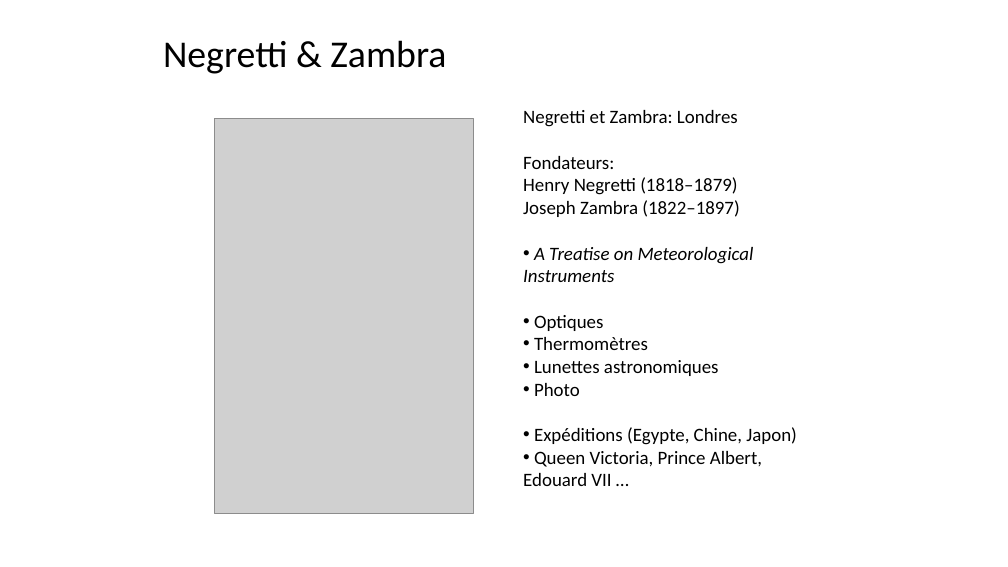
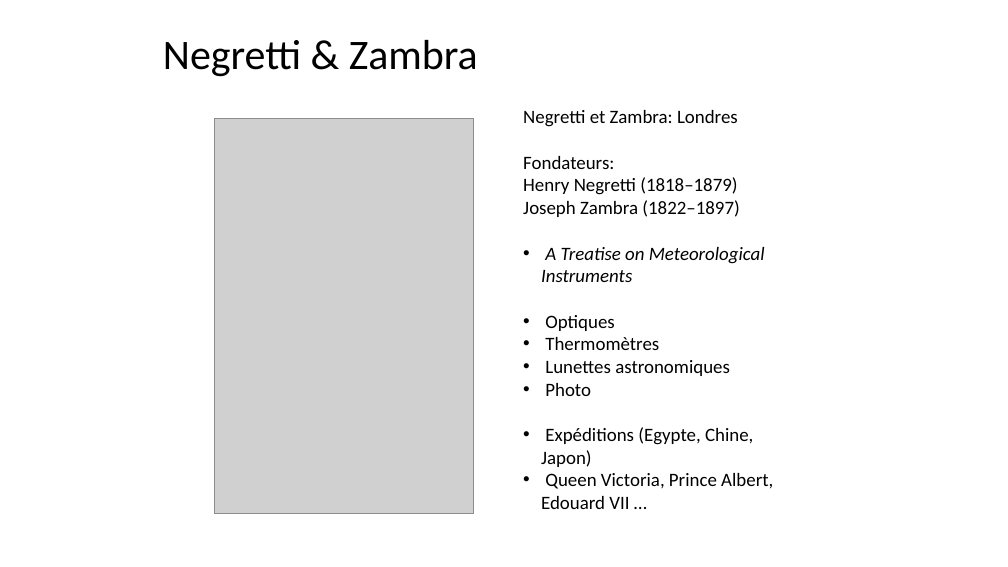
Before and after one commit to jeromelane/WeatherCheckingRpi, a slide deck: slide 11 of weathercheckingrpi/doc/Presentations/projet_meteo_JL_KG_17042019v2.pptx. Drawn at 1008x567 pixels with LibreOffice and Linux fonts; fonts in the diff are those of the drawing; grey boxes stand for pictures. Boxes give left, top, right and bottom in pixels: in the first picture for what was removed or moved away, otherwise in the second. Text is boxed around its words. In the diff, an @@ line names an element or a change of style, - is before the commit and + after.

```diff
--- a/weathercheckingrpi/doc/Presentations/projet_meteo_JL_KG_17042019v2.pptx
+++ b/weathercheckingrpi/doc/Presentations/projet_meteo_JL_KG_17042019v2.pptx
@@ text "Negretti & Zambra" at (x1=163, y1=40, x2=478, y2=77): size 36 to 40 pt @@
@@ text at (x1=541, y1=247, x2=773, y2=509): indent changed @@
```
Also in this commit, not shown: 17 other slides changed, 21 other files.
